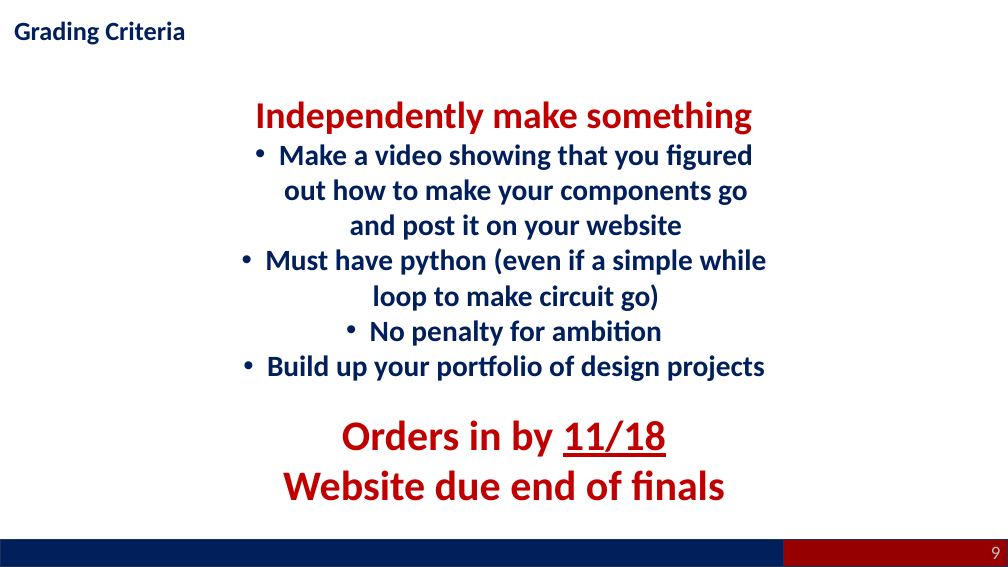
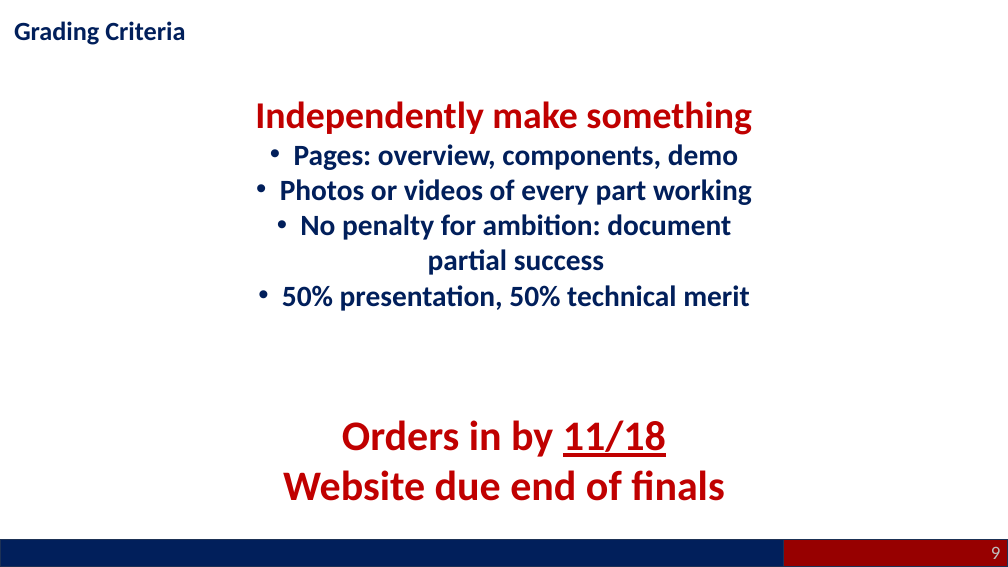
Before and after one commit to natrask/engr1050-fall2026, a slide deck: slide 9 of NewMaterial/Lecture22/Lecture_22.pptx. Drawn at 1008x567 pixels with LibreOffice and Linux fonts; fonts in the diff are those of the drawing. Boxes give left, top, right and bottom in pixels: in the first picture for what was removed or moved away, otherwise in the second. Text is boxed around its words. In the diff, an @@ line names an element or a change of style, - is before the commit and + after.

```diff
--- a/NewMaterial/Lecture22/Lecture_22.pptx
+++ b/NewMaterial/Lecture22/Lecture_22.pptx
@@ text at (280,144,752,311): text changed @@
-• Make a video showing that you figured out how to make your components go and post it on your website
-• Must have python (even if a simple while loop to make circuit go)
-• No penalty for ambition
-• Build up your portfolio of design projects
+• Pages: overview, components, demo
+• Photos or videos of every part working
+• No penalty for ambition: document partial success
+• 50% presentation, 50% technical merit
```
Also in this commit, not shown: 1 other slide changed, 6 other files.
